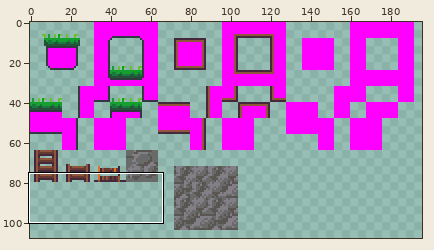
File history of a pixel-art file, assets/tilemap16.aseprite. Above, an overview of the earlier version with the close-up marked.
Close-up. Before the edit:
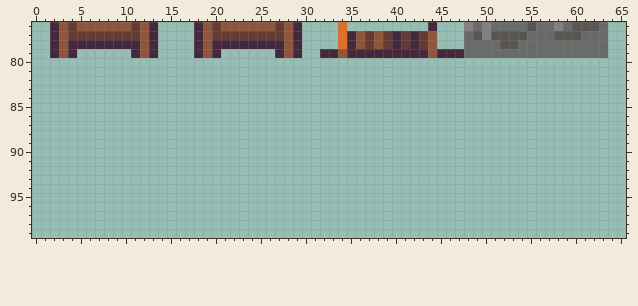
256x120 pixels, 1 frame. Shown: x 0..65, y 76..99. The wide view leaves out empty margins.
New version:
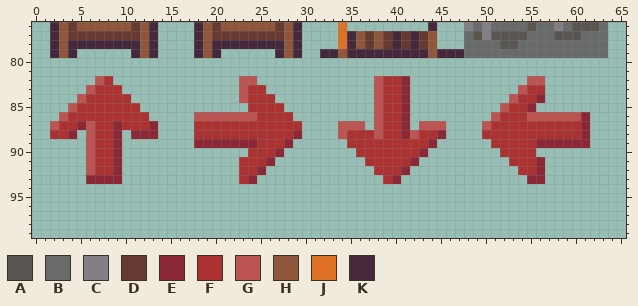
Palette (. is transparent): A #595652  B #696a6a  C #847e87  D #663931  E #8c2835  F #ac3232  G #bc5452  H #8f563b  J #df7126  K #45283c
Change:
Colour E is added in rows 82 to 83 at x 41; in row 84 at x 41 and 56; in row 85 at x 41 and 55; in row 86 at x 41 and 61; in row 87 at x 5, 9, 13, 41 and 61; in row 88 at x 4, 9, 11 to 13, 29, 41, 45 and 61.
Colour E is added in row 89 at x 9, 18 to 24, 28, 44 and 56 to 61; in row 90 at x 9, 27 and 43; in row 91 at x 9, 26, 42 and 56; in row 92 at x 9, 25, 41 and 56; in row 93 at x 6 to 9, 24, 40 and 55 to 56.
Colour F is added in row 82 at x 8 and 39 to 40; in row 83 at x 7 to 9, 24 to 25, 39 to 40 and 55 to 56; in row 84 at x 6 to 10, 24 to 26, 39 to 40 and 54 to 55; in row 85 at x 5 to 11, 24 to 27, 39 to 40 and 53 to 54; in row 86 at x 4 to 12, 25 to 28, 39 to 40 and 52 to 54; in row 87 at x 3 to 4, 7 to 8, 10 to 12, 18 to 29, 39 to 40 and 51 to 60.
Colour F is added in row 88 at x 2 to 3, 7 to 8, 18 to 28, 35 to 37, 39 to 40, 43 to 44 and 50 to 60; in row 89 at x 7 to 8, 25 to 27, 35 to 43 and 51 to 55; in row 90 at x 7 to 8, 24 to 26, 36 to 42 and 52 to 55; in row 91 at x 7 to 8, 23 to 25, 37 to 41 and 53 to 55; in row 92 at x 7 to 8, 23 to 24, 38 to 40 and 54 to 55; in row 93 at x 23 and 39.
Colour G is added in row 82 at x 7, 23 to 24, 38 and 55 to 56; in row 83 at x 6, 23, 38 and 54; in row 84 at x 5, 23, 38 and 53; in row 85 at x 4, 38 and 52; in row 86 at x 3, 18 to 24, 38, 51 and 55 to 60; in row 87 at x 2, 6, 34 to 36, 38, 43 to 45 and 50.
Colour G is added in row 88 at x 6, 34, 38 and 42; in rows 89 to 92 at x 6.
